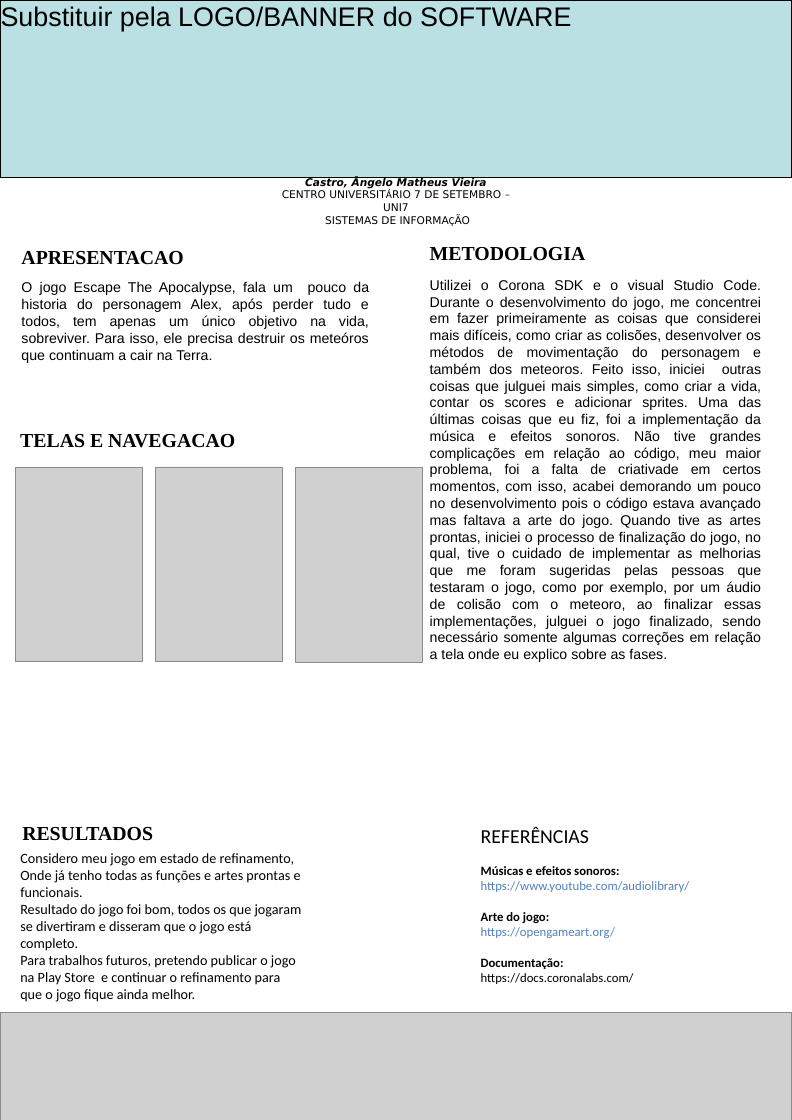
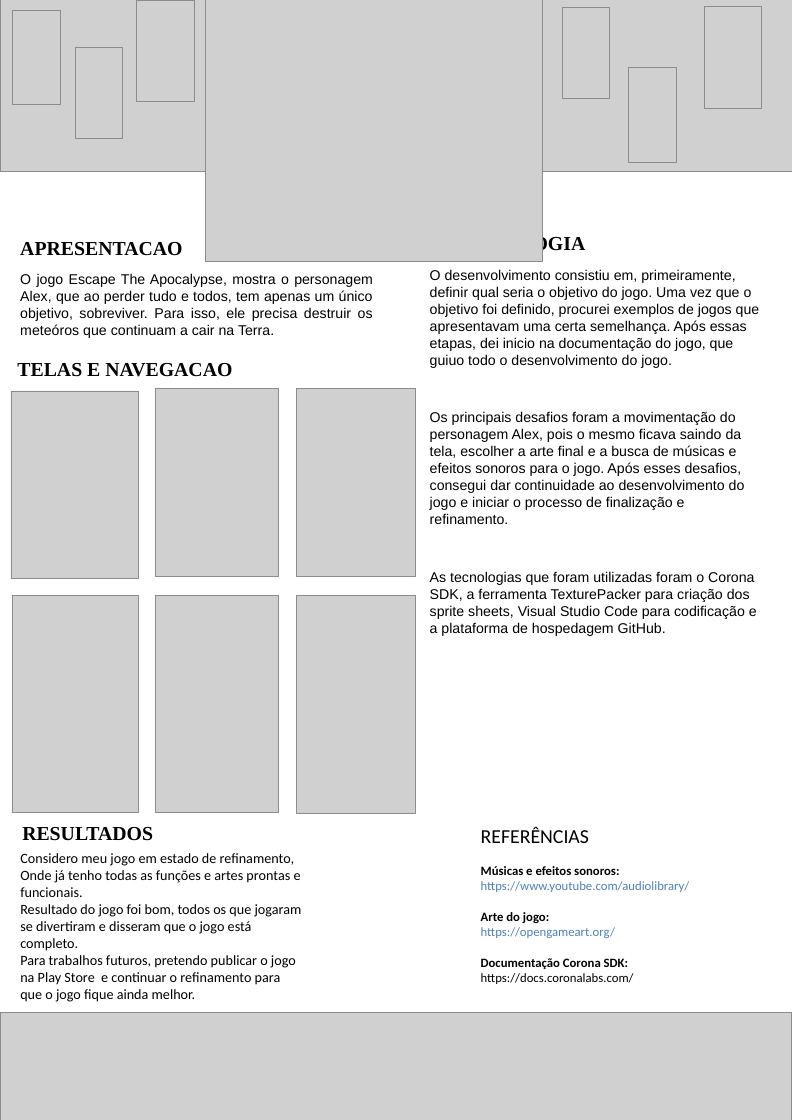
Before and after one commit to AngeloCastro9/Escape_The_Apocalypse, a slide deck: slide 1 of Banner/Estagio1_Banner.ppt. Drawn at 792x1120 pixels with LibreOffice and Linux fonts; fonts in the diff are those of the drawing; grey boxes stand for pictures. Boxes give left, top, right and bottom in pixels: in the first picture for what was removed or moved away, otherwise in the second. Text is boxed around its words. In the diff, an @@ line names an element or a change of style, - is before the commit and + after.

```diff
--- a/Banner/Estagio1_Banner.ppt
+++ b/Banner/Estagio1_Banner.ppt
@@ picture added at box(0, 0, 792, 171) @@
@@ rectangle removed at box(1, 0, 791, 177) @@
-Substituir pela LOGO/BANNER do SOFTWARE
@@ picture added at box(12, 10, 61, 104) @@
@@ picture added at box(137, 0, 194, 101) @@
@@ picture added at box(206, 0, 542, 261) @@
@@ picture added at box(562, 7, 609, 98) @@
@@ picture added at box(704, 7, 761, 108) @@
@@ picture added at box(75, 47, 122, 138) @@
@@ picture added at box(628, 68, 676, 162) @@
@@ text removed at box(282, 177, 502, 226) @@
-Castro, Ângelo Matheus Vieira
-CENTRO UNIVERSITÁRIO 7 DE SETEMBRO – UNI7
-SISTEMAS DE INFORMAÇÃO
@@ text "APRESENTACAO": place and size @@
-text "APRESENTACAO" at box(21, 251, 369, 363)
+text "APRESENTACAO" at box(20, 242, 373, 338)
@@ text added at box(430, 235, 760, 636), 20 pt, text #000000 @@
+METODOLOGIA
+O desenvolvimento consistiu em, primeiramente, definir qual seria o objetivo do jogo. Uma vez que o objetivo foi definido, procurei exemplos de jogos que apresentavam uma certa semelhança. Após essas etapas, dei inicio na documentação do jogo, que guiuo todo o desenvolvimento do jogo.
+Os principais desafios foram a movimentação do personagem Alex, pois o mesmo ficava saindo da tela, escolher a arte final e a busca de músicas e efeitos sonoros para o jogo. Após esses desafios, consegui dar continuidade ao desenvolvimento do jogo e iniciar o processo de finalização e refinamento.
+As tecnologias que foram utilizadas foram o Corona SDK, a ferramenta TexturePacker para criação dos sprite sheets, Visual Studio Code para codificação e a plataforma de hospedagem GitHub.
@@ text removed at box(430, 247, 762, 662) @@
-METODOLOGIA
-Utilizei o Corona SDK e o visual Studio Code. Durante o desenvolvimento do jogo, me concentrei em fazer primeiramente as coisas que considerei mais difíceis, como criar as colisões, desenvolver os métodos de movimentação do personagem e também dos meteoros. Feito isso, iniciei outras coisas que julguei mais simples, como criar a vida, contar os scores e adicionar sprites. Uma das últimas coisas que eu fiz, foi a implementação da música e efeitos sonoros. Não tive grandes complicações em relação ao código, meu maior problema, foi a falta de criativade em certos momentos, com isso, acabei demorando um pouco no desenvolvimento pois o código estava avançado mas faltava a arte do jogo. Quando tive as artes prontas, iniciei o processo de finalização do jogo, no qual, tive o cuidado de implementar as melhorias que me foram sugeridas pelas pessoas que testaram o jogo, como por exemplo, por um áudio de colisão com o meteoro, ao finalizar essas implementações, julguei o jogo finalizado, sendo necessário somente algumas correções em relação a tela onde eu explico sobre as fases.
@@ text at box(20, 273, 373, 338): text changed @@
-O jogo Escape The Apocalypse, fala um pouco da historia do personagem Alex, após perder tudo e todos, tem apenas um único objetivo na vida, sobreviver. Para isso, ele precisa destruir os meteóros que continuam a cair na Terra.
+O jogo Escape The Apocalypse, mostra o personagem Alex, que ao perder tudo e todos, tem apenas um único objetivo, sobreviver. Para isso, ele precisa destruir os meteóros que continuam a cair na Terra.
@@ text "TELAS E NAVEGACAO": place and size @@
-text "TELAS E NAVEGACAO" at box(20, 434, 235, 448)
+text "TELAS E NAVEGACAO" at box(17, 363, 232, 377)
@@ picture: place and size @@
-picture at box(155, 467, 282, 661)
+picture at box(155, 388, 278, 577)
@@ picture: place and size @@
-picture at box(295, 467, 422, 662)
+picture at box(296, 388, 415, 577)
@@ picture: place and size @@
-picture at box(15, 467, 142, 661)
+picture at box(11, 390, 138, 578)
@@ picture added at box(12, 595, 138, 812) @@
@@ picture added at box(155, 595, 278, 812) @@
@@ picture added at box(296, 595, 415, 812) @@
@@ text at box(481, 958, 628, 969): text changed @@
-Documentação:
+Documentação Corona SDK:
```
Also in this commit, not shown: 1 other file.
